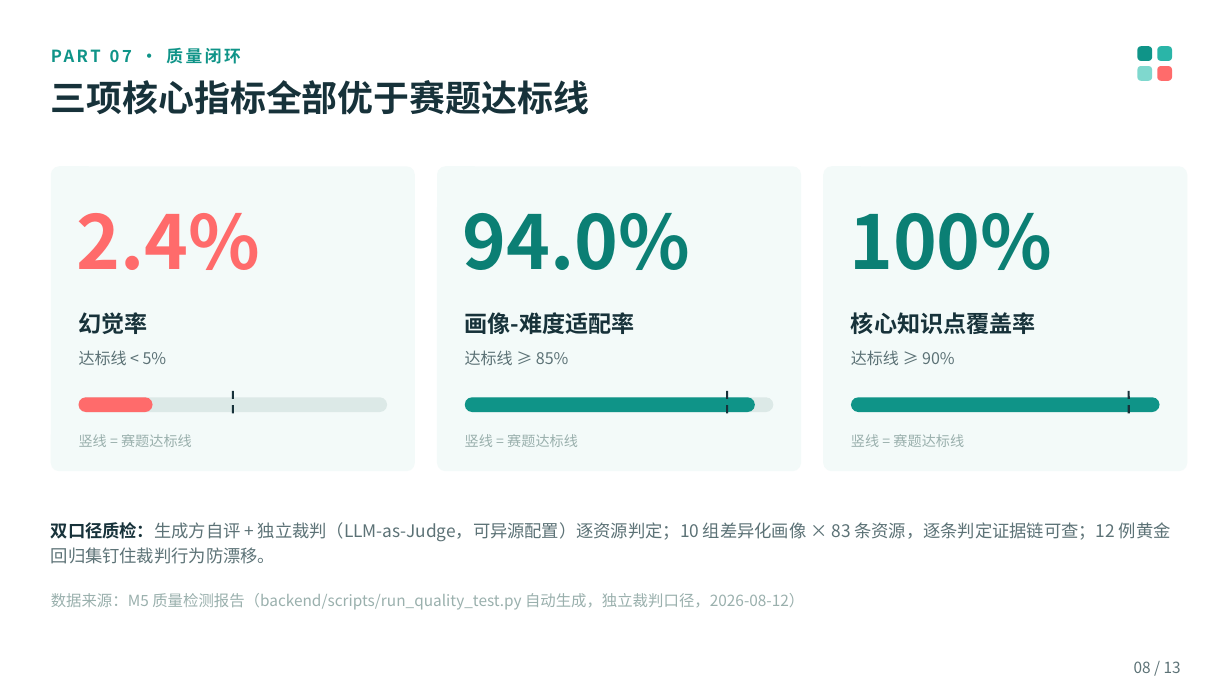
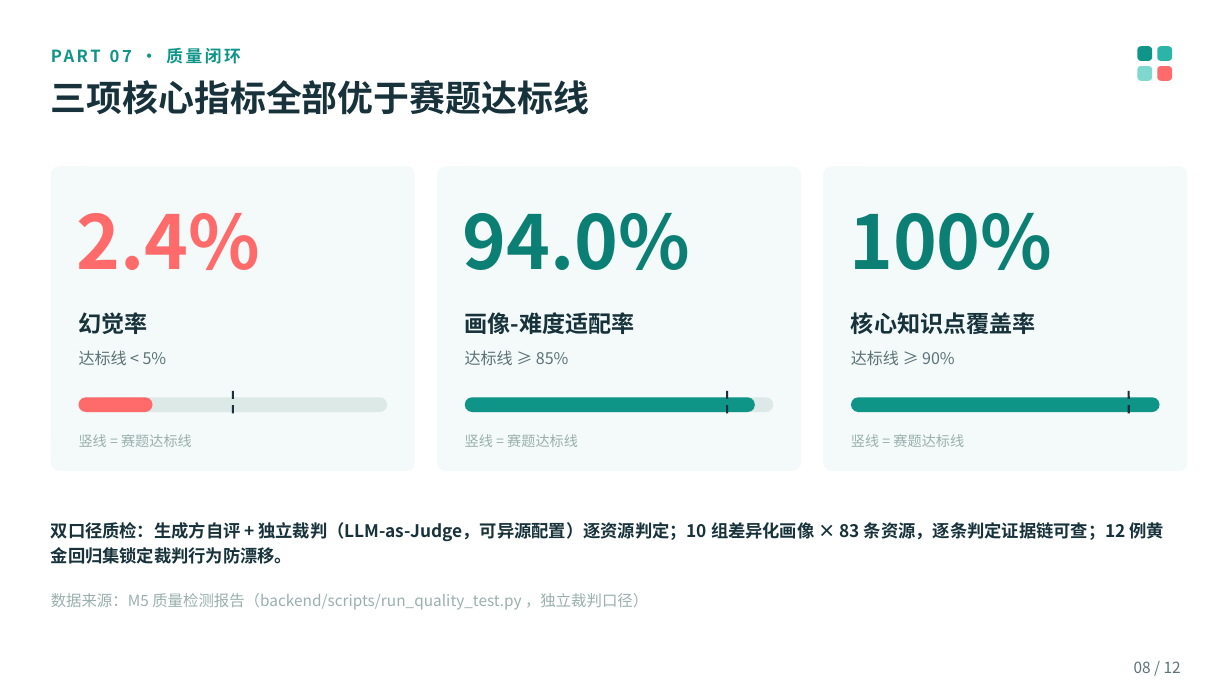
Before and after one commit to origin0722/KMatch-Desktop, a slide deck: slide 8 of docs/比赛提交/项目介绍.pptx. Drawn at 1232x693 pixels with LibreOffice and Linux fonts; fonts in the diff are those of the drawing. Boxes give left, top, right and bottom in pixels: in the first picture for what was removed or moved away, otherwise in the second. Text is boxed around its words. In the diff, an @@ line names an element or a change of style, - is before the commit and + after.

```diff
--- a/docs/比赛提交/项目介绍.pptx
+++ b/docs/比赛提交/项目介绍.pptx
@@ text at (x1=51, y1=522, x2=1165, y2=564): text changed; text colour #5C7276 to #17323A; bold on @@
-双口径质检：生成方自评 + 独立裁判（LLM-as-Judge，可异源配置）逐资源判定；10 组差异化画像 × 83 条资源，逐条判定证据链可查；12 例黄金回归集钉住裁判行为防漂移。
+双口径质检：生成方自评 + 独立裁判（LLM-as-Judge，可异源配置）逐资源判定；10 组差异化画像 × 83 条资源，逐条判定证据链可查；12 例黄金回归集锁定裁判行为防漂移。
@@ text at (x1=51, y1=593, x2=648, y2=610): text changed @@
-数据来源：M5 质量检测报告（backend/scripts/run_quality_test.py 自动生成，独立裁判口径，2026-08-12）
+数据来源：M5 质量检测报告（backend/scripts/run_quality_test.py ，独立裁判口径）
@@ text at (x1=1134, y1=661, x2=1181, y2=673): text changed @@
-08 / 13
+08 / 12
```
Also in this commit, not shown: 10 other slides changed, 1 slide removed, 15 other files.
